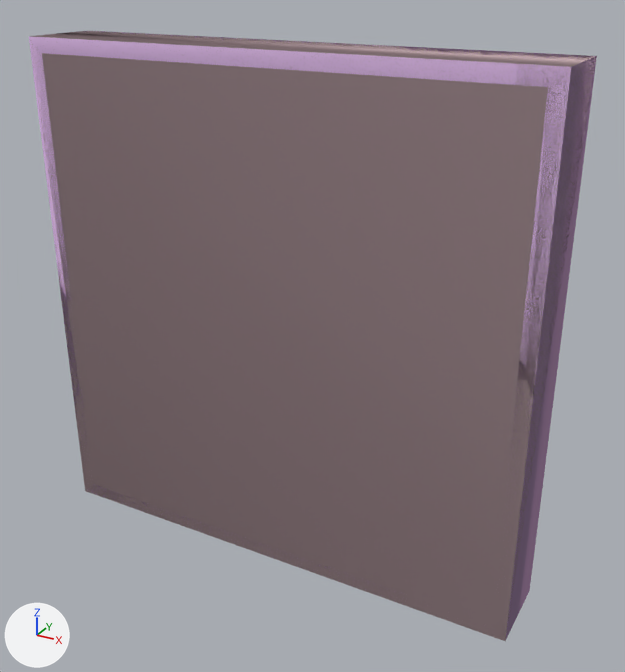
One commit to the Blender file src/props_farm/vent001.blend: the scene before it, then after it.
Camera for both pictures: a 50 mm camera at (50.0, -89.1, 40.8) aimed at (3.2, -4.1, -1.7). The lights are fixed; the arrows at lower left show +X, +Y and +Z.

Names of what the first picture shows: 'vent001_physics', 'vent001_reference'.
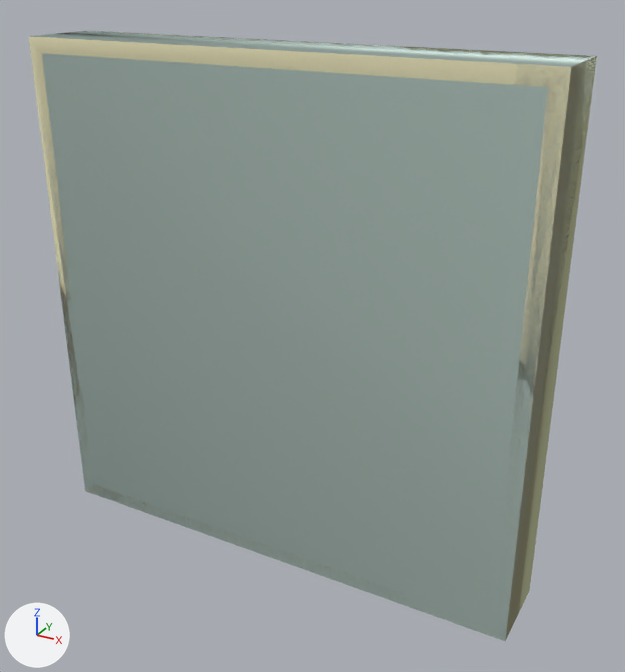
The change, as a list of edits to the scene's bpy script:
```text
Change mat_vent001:
    mat_vent001.base_color: (0.861, 0.581, 0.952) -> (0.929, 0.881, 0.57)  # purple #efc9fa -> beige #f7f1c7
Change mat_phy:
    mat_phy.base_color: (0.606, 0.442, 0.474) -> (0.804, 0.993, 0.92)  # light grey #ccb1b7 -> white #e8fef6
```

Where the change shows, as pixel boxes [x1, y1, x2, y2] in the pictures (625 x 672 px):
'vent001_physics', recoloured
    both: [29, 31, 597, 641]
'vent001_reference', recoloured (purple to beige)
    both: [29, 31, 597, 641]
